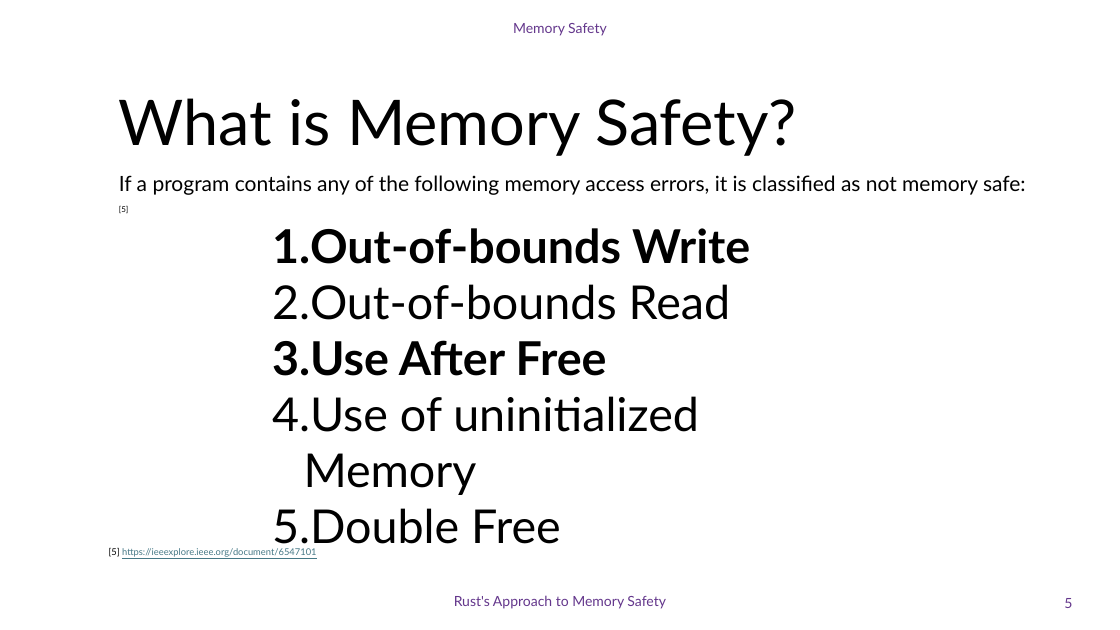
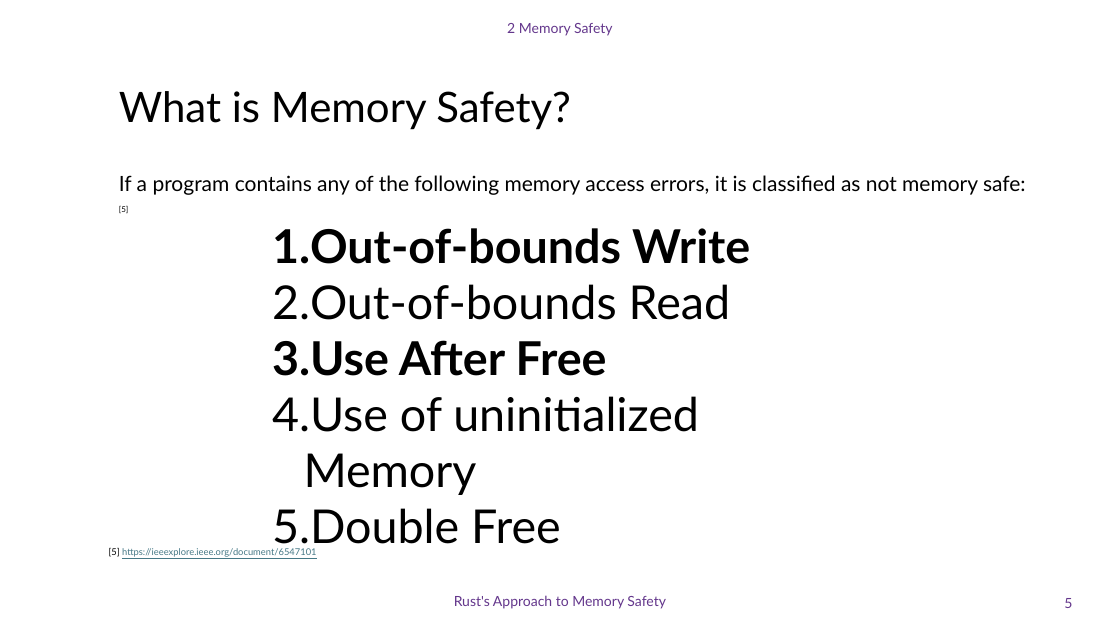
Before and after one commit to DavidGinfo/c-runtime-vs-rust-compiletime, a slide deck: slide 5 of Memory_Safety_Rust.pptx. Drawn at 1120x630 pixels with LibreOffice and Linux fonts; fonts in the diff are those of the drawing; background and template pictures are left out. Boxes give left, top, right and bottom in pixels: in the first picture for what was removed or moved away, otherwise in the second. Text is boxed around its words. In the diff, an @@ line names an element or a change of style, - is before the commit and + after.

```diff
--- a/Memory_Safety_Rust.pptx
+++ b/Memory_Safety_Rust.pptx
@@ text at [507, 23, 613, 36]: text changed @@
-Memory Safety
+2 Memory Safety
@@ text "What is Memory Safety?" at [119, 91, 571, 130]: size 54 to 36 pt; line spacing 0.9 to 0.8 @@
```
Also in this commit, not shown: 29 other slides changed, 2 other files.
